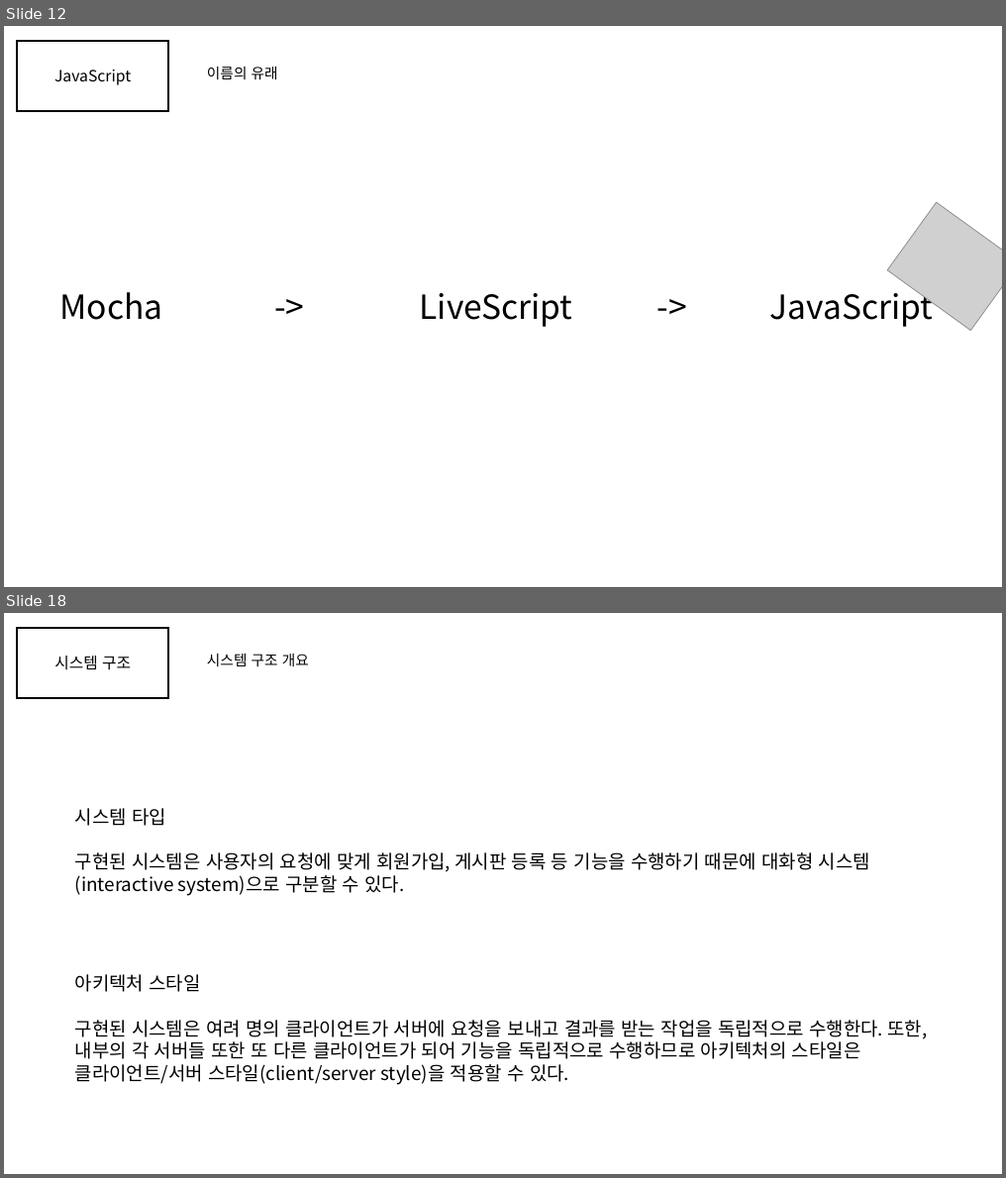
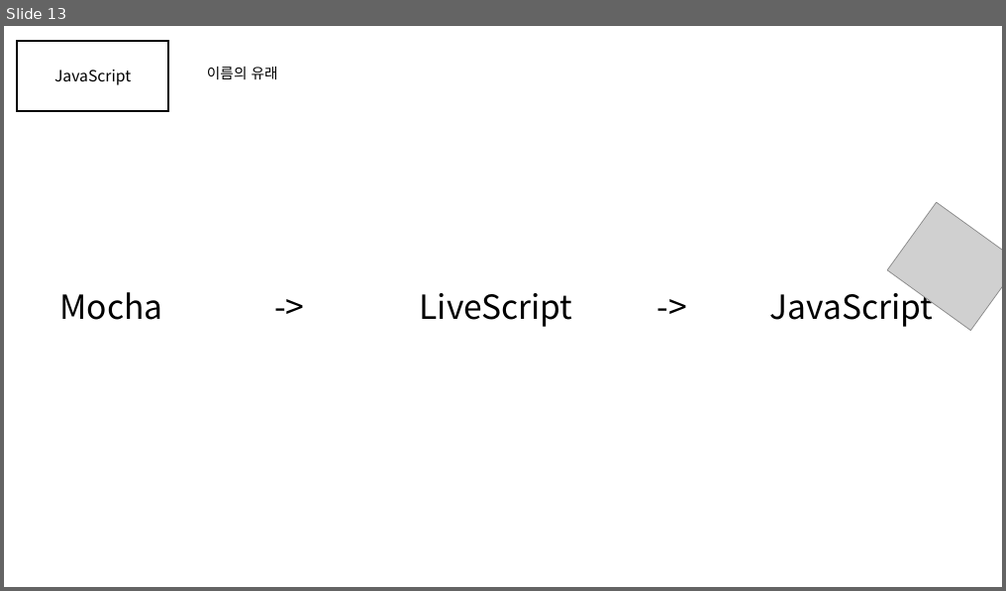
Before and after one commit to gunwoongPark/Seminar, a slide deck: 2020_11_11/세미나1.pptx. Shown one above the other, each under a label of ours: slides 12 and 18 before the commit, slide 13 after it; the slides between them are not shown. The pictures are 1006x1178 and 1006x591 pixels, drawn with LibreOffice and Linux fonts; fonts in the diff are those of the drawing; grey boxes stand for pictures. Boxes give left, top, right and bottom in pixels: in the first picture for what was removed or moved away, otherwise in the second. Text is boxed around its words. In the diff, an @@ line names an element or a change of style, - is before the commit and + after.

```diff
--- a/2020_11_11/세미나1.pptx
+++ b/2020_11_11/세미나1.pptx
@@ slide 18 removed at <box>4,613,1002,1174</box>, background #FFFFFF @@
@@ rectangle removed at <box>17,628,168,697</box> @@
@@ text removed at <box>54,656,131,670</box> @@
-시스템 구조
@@ text removed at <box>207,654,309,666</box> @@
-시스템 구조 개요
@@ text removed at <box>75,808,870,896</box> @@
-시스템 타입
-구현된 시스템은 사용자의 요청에 맞게 회원가입, 게시판 등록 등 기능을 수행하기 때문에 대화형 시스템(interactive system)으로 구분할 수 있다.
@@ text removed at <box>75,974,927,1085</box> @@
-아키텍처 스타일
-구현된 시스템은 여려 명의 클라이언트가 서버에 요청을 보내고 결과를 받는 작업을 독립적으로 수행한다. 또한, 내부의 각 서버들 또한 또 다른 클라이언트가 되어 기능을 독립적으로 수행하므로 아키텍처의 스타일은 클라이언트/서버 스타일(client/server style)을 적용할 수 있다.
@@ what was slide 12 is now slide 13 @@
```
Also in this commit, not shown: 1 slide changed, 5 slides added, 9 other slides removed.
